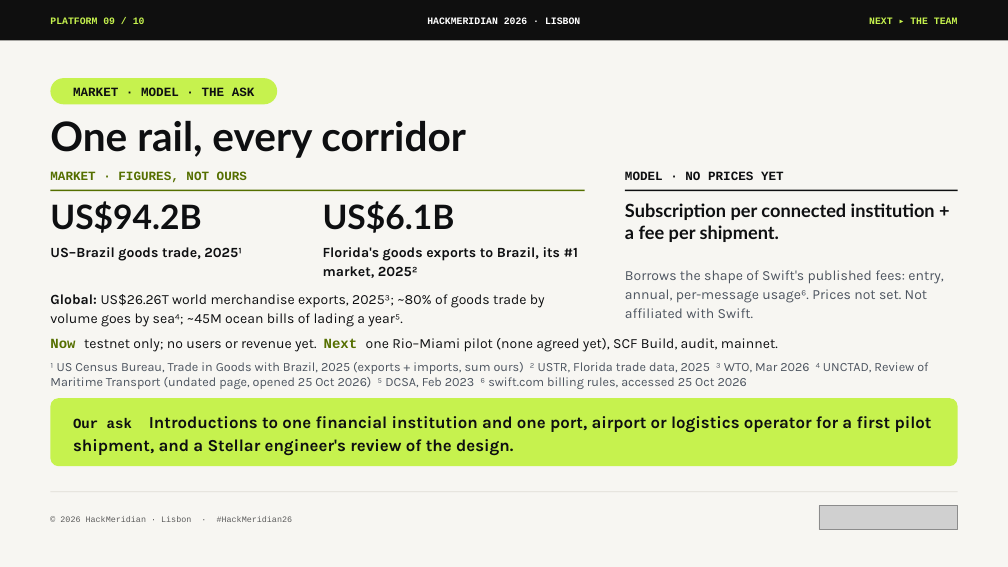
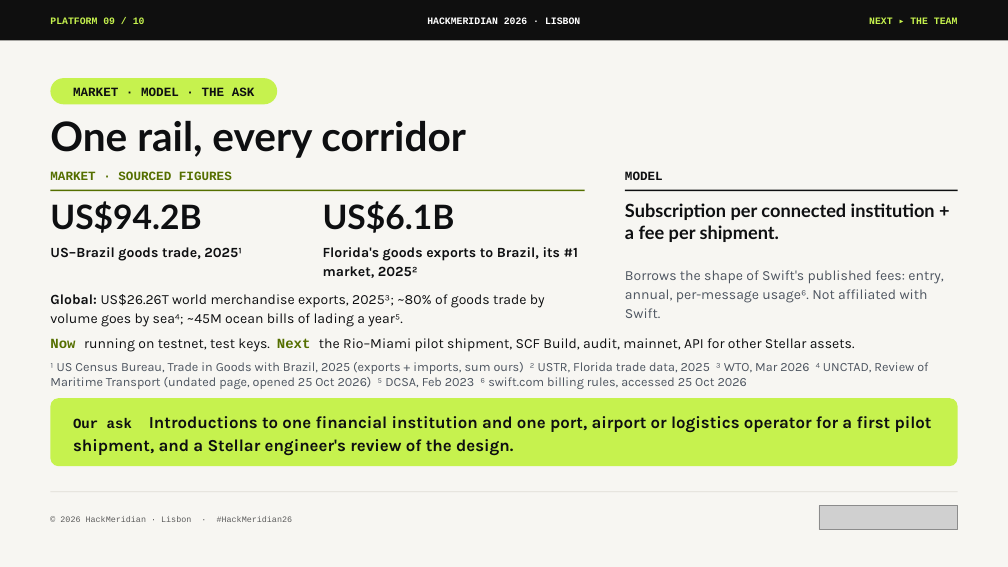
Before and after one commit to pwsaragossy/hackmeridian-cos, a slide deck: slide 9 of projects/hackmeridian-rail/deck/radox-custody-rail.pptx. Drawn at 1008x567 pixels with LibreOffice and Linux fonts; fonts in the diff are those of the drawing; grey boxes stand for pictures. Boxes give left, top, right and bottom in pixels: in the first picture for what was removed or moved away, otherwise in the second. Text is boxed around its words. In the diff, an @@ line names an element or a change of style, - is before the commit and + after.

```diff
--- a/projects/hackmeridian-rail/deck/radox-custody-rail.pptx
+++ b/projects/hackmeridian-rail/deck/radox-custody-rail.pptx
@@ text at (50,171,232,180): text changed @@
-MARKET · FIGURES, NOT OURS
+MARKET · SOURCED FIGURES
@@ text at (625,171,663,180): text changed @@
-MODEL · NO PRICES YET
+MODEL
@@ text at (625,270,943,318): text changed @@
-Borrows the shape of Swift's published fees: entry, annual, per-message usage⁶. Prices not set. Not affiliated with Swift.
+Borrows the shape of Swift's published fees: entry, annual, per-message usage⁶. Not affiliated with Swift.
@@ text at (50,338,855,352): text changed @@
-Now testnet only; no users or revenue yet. Next one Rio–Miami pilot (none agreed yet), SCF Build, audit, mainnet.
+Now running on testnet, test keys. Next the Rio–Miami pilot shipment, SCF Build, audit, mainnet, API for other Stellar assets.
```
Also in this commit, not shown: 8 other slides changed, 12 other files.
